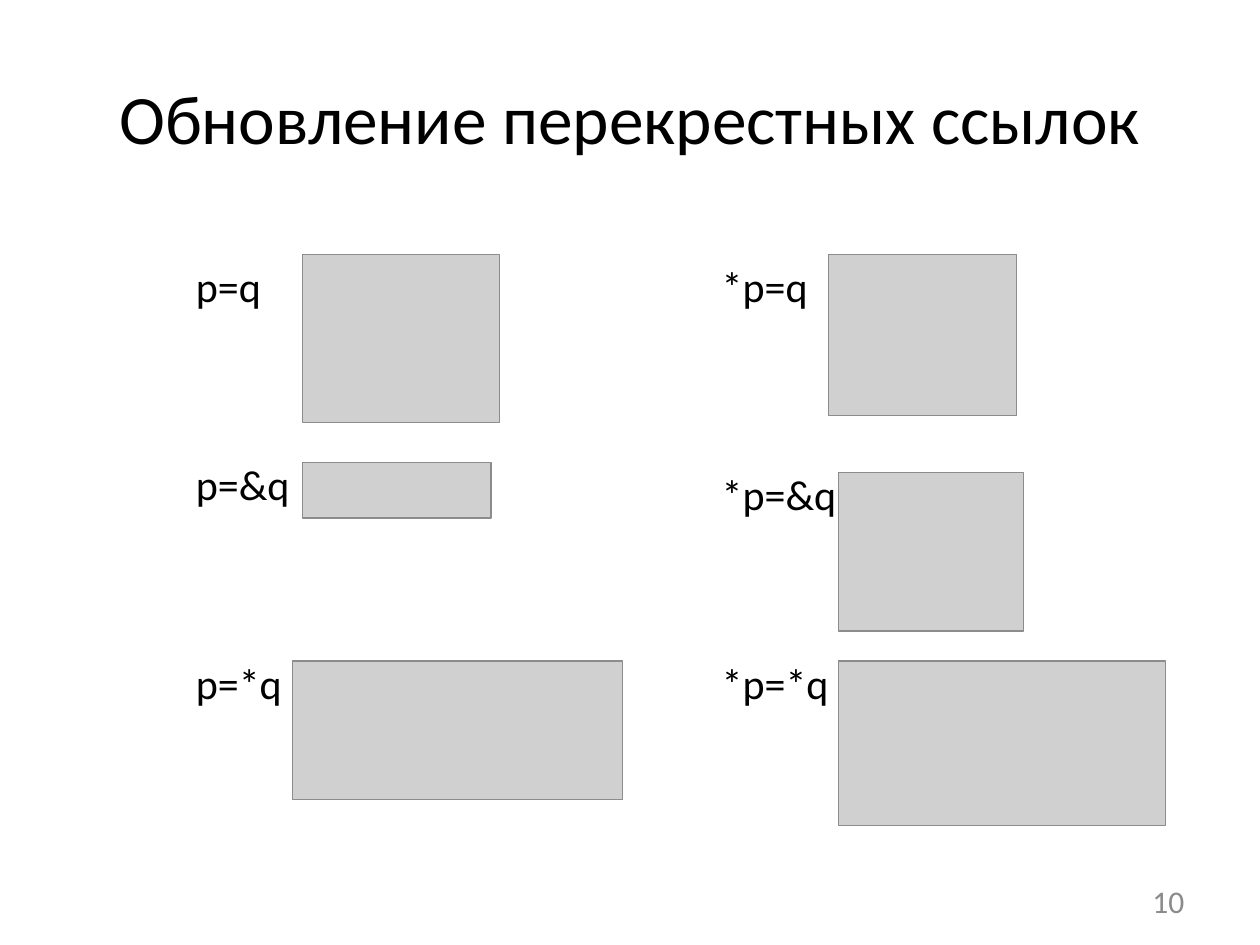
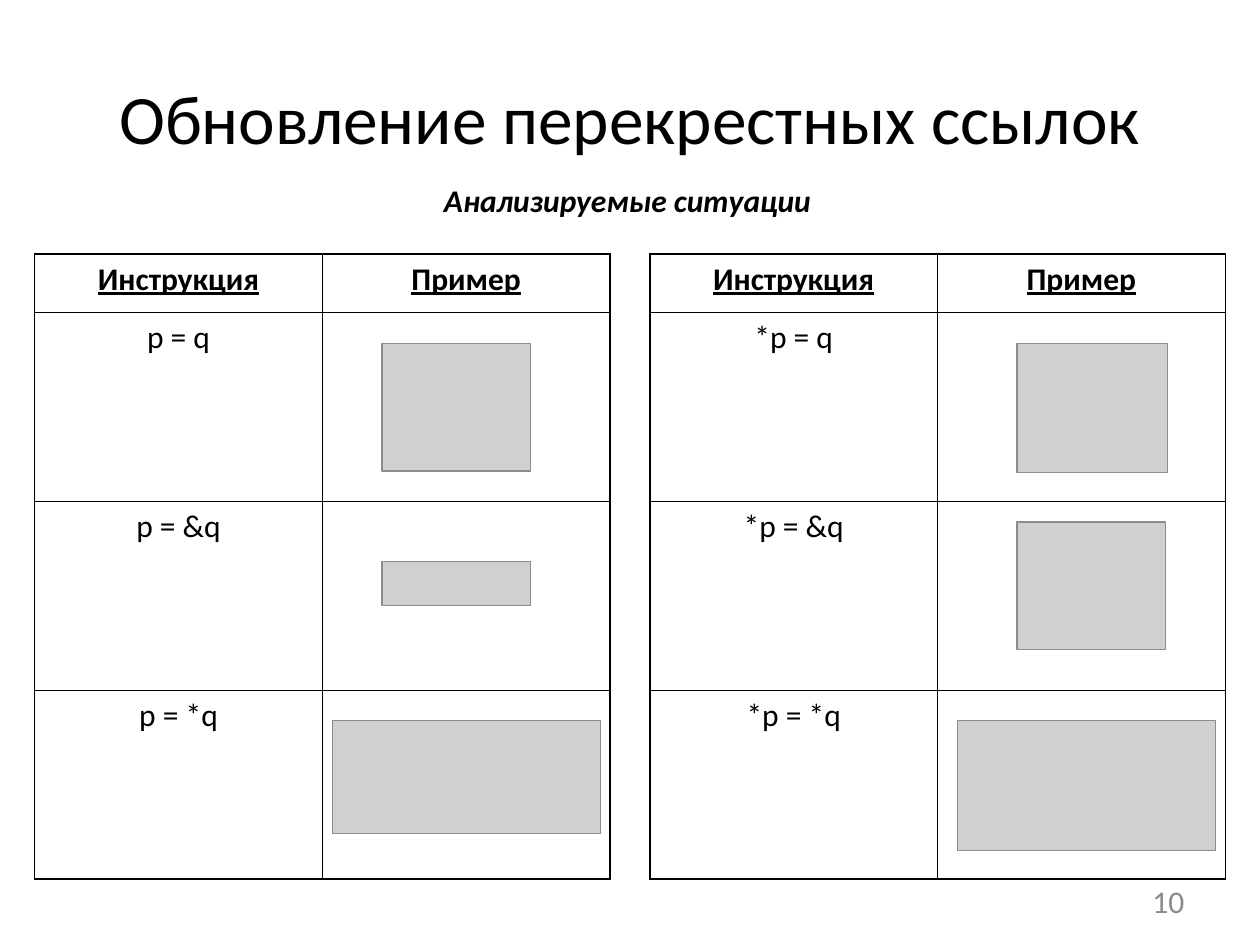
Before and after one commit to afrolovskiy/diplom, a slide deck: slide 10 of presentations/diplom/static race detection.pptx. Drawn at 1260x945 pixels with LibreOffice and Linux fonts; fonts in the diff are those of the drawing; grey boxes stand for pictures. Boxes give left, top, right and bottom in pixels: in the first picture for what was removed or moved away, otherwise in the second. Text is boxed around its words. In the diff, an @@ line names an element or a change of style, - is before the commit and + after.

```diff
--- a/presentations/diplom/static race detection.pptx
+++ b/presentations/diplom/static race detection.pptx
@@ text added at [444,191,811,217], 18 pt, text #000000, bold, italic @@
+Анализируемые ситуации
@@ table added at [35,255,610,879], 4 rows, 2 columns @@
+Инструкция | Пример
+p = q | 
+p = &q | 
+p = *q | 
@@ table added at [650,255,1225,879], 4 rows, 2 columns @@
+Инструкция | Пример
+*p = q | 
+*p = &q | 
+*p = *q | 
@@ text removed at [196,281,261,309] @@
-p=q
@@ text removed at [722,272,808,309] @@
-*p=q
@@ picture: place and size @@
-picture at [302,255,499,423]
+picture at [382,344,530,471]
@@ picture: place and size @@
-picture at [828,255,1017,416]
+picture at [1017,344,1167,472]
@@ text removed at [196,471,290,507] @@
-p=&q
@@ text removed at [722,480,837,517] @@
-*p=&q
@@ picture: place and size @@
-picture at [838,472,1023,631]
+picture at [1017,522,1166,649]
@@ picture: place and size @@
-picture at [302,462,491,518]
+picture at [382,562,530,606]
@@ text removed at [196,669,282,706] @@
-p=*q
@@ text removed at [722,669,829,706] @@
-*p=*q
@@ picture: place and size @@
-picture at [292,662,622,800]
+picture at [333,721,601,833]
@@ picture: place and size @@
-picture at [838,662,1166,827]
+picture at [958,721,1216,850]
```
Also in this commit, not shown: 3 other slides changed, 1 other file.
